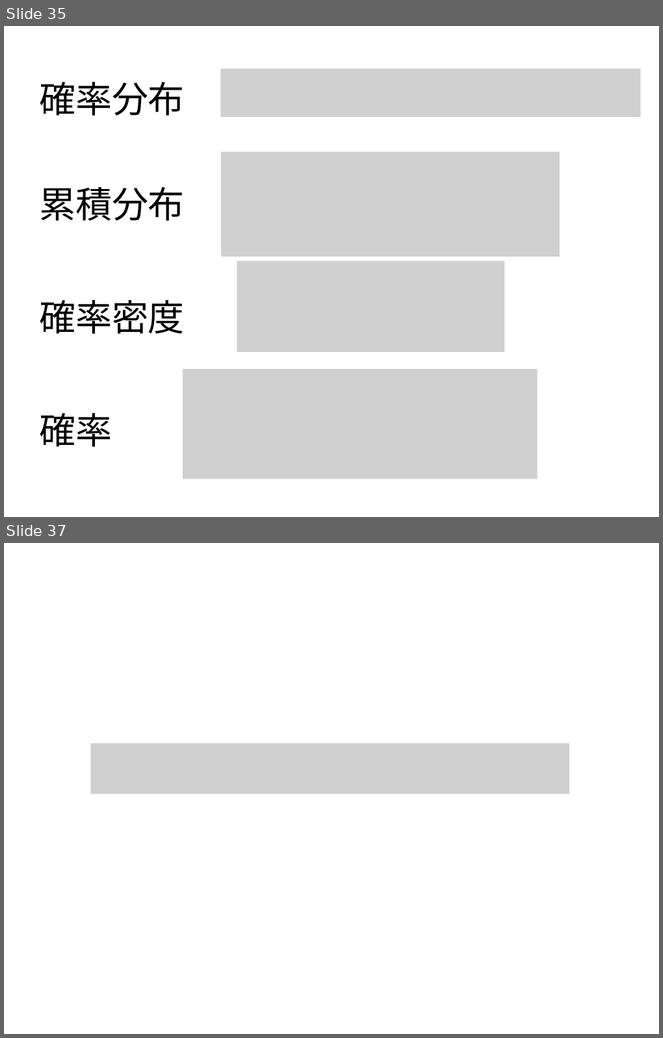
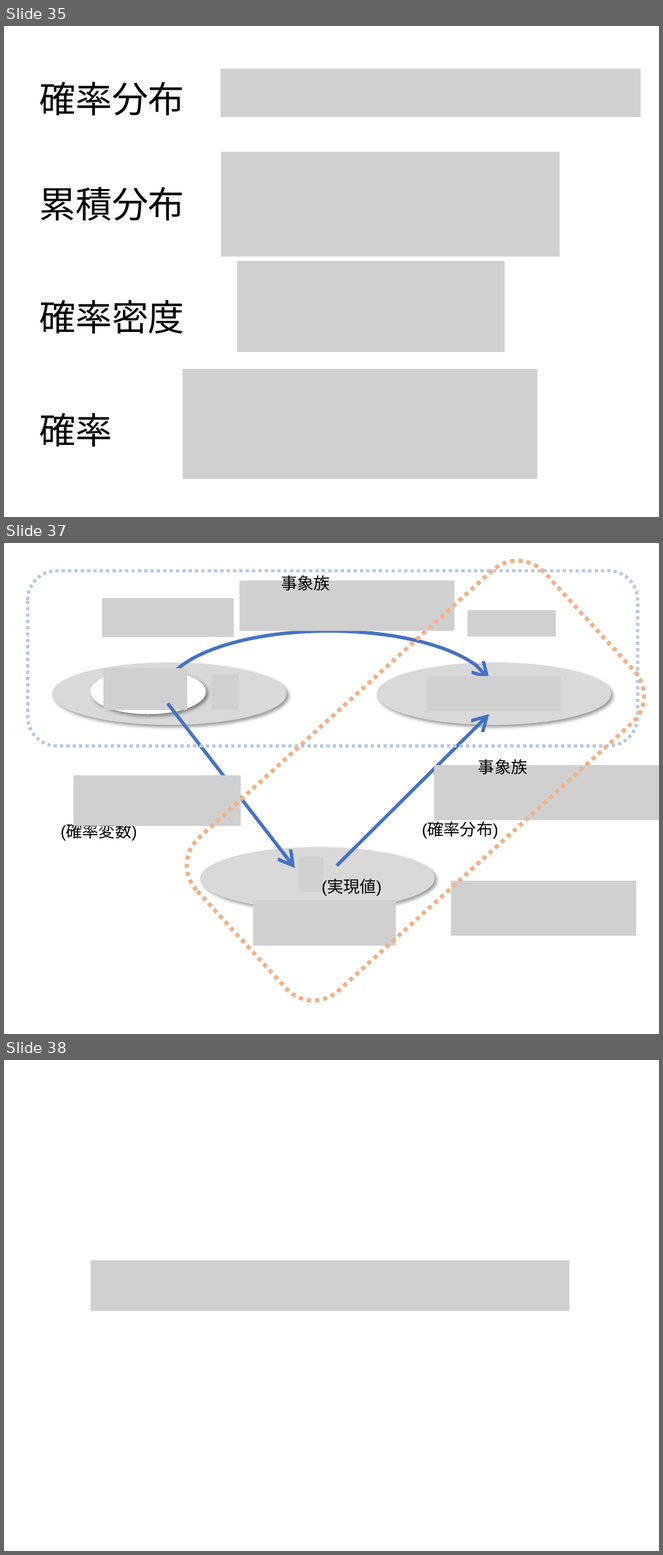
Before and after one commit to kilometer0101/TokyoR79, a slide deck: TokyoR79.pptx. Shown one above the other, each under a label of ours: slides 35 and 37 before the commit, slides 35, 37 and 38 after it; the slides between them are not shown. The pictures are 663x1038 and 663x1555 pixels, drawn with LibreOffice and Linux fonts; fonts in the diff are those of the drawing; grey boxes stand for pictures. Boxes give left, top, right and bottom in pixels: in the first picture for what was removed or moved away, otherwise in the second. Text is boxed around its words. In the diff, an @@ line names an element or a change of style, - is before the commit and + after.

```diff
--- a/TokyoR79.pptx
+++ b/TokyoR79.pptx
@@ slide 37 added at [4,543,659,1034], background #FFFFFF @@
@@ rounded rectangle added at [172,546,659,1016], outline #F4B183 4.5 pt dashed @@
@@ rounded rectangle added at [27,570,638,745], outline #B4C7E7 3.5 pt dashed @@
@@ picture added at [240,580,455,631] @@
@@ text added at [281,572,330,590], 18 pt, text #000000 @@
+事象族
@@ picture added at [102,598,234,637] @@
@@ picture added at [468,611,556,637] @@
@@ arc (boxed as its full ellipse) added at [165,631,494,757], outline #4472C4 3.75 pt @@
@@ ellipse added at [52,663,286,725], fill #D9D9D9 @@
@@ ellipse added at [90,670,206,714], fill #FFFFFF @@
@@ picture added at [103,668,187,710] @@
@@ picture added at [212,674,239,709] @@
@@ ellipse added at [377,663,611,725], fill #D9D9D9 @@
@@ picture added at [426,676,561,711] @@
@@ arrow added from (168, 704) to (295, 869), #4472C4 3.75 pt @@
@@ arrow added from (337, 866) to (490, 714), #4472C4 3.75 pt @@
@@ text added at [478,756,528,774], 18 pt, text #000000 @@
+事象族
@@ picture added at [74,776,241,826] @@
@@ picture added at [434,765,659,820] @@
@@ text added at [61,824,137,841], 18 pt, text #000000 @@
+(確率変数)
@@ text added at [422,822,499,839], 18 pt, text #000000 @@
+(確率分布)
@@ ellipse added at [200,848,435,910], fill #D9D9D9 @@
@@ picture added at [299,857,324,892] @@
@@ text added at [322,880,382,897], 18 pt, text #000000 @@
+(実現値)
@@ picture added at [451,881,636,936] @@
@@ picture added at [253,901,396,946] @@
@@ what was slide 37 is now slide 38 @@
```
Also in this commit, not shown: 2 slides changed, 2 other slides added, 1 slide removed.
